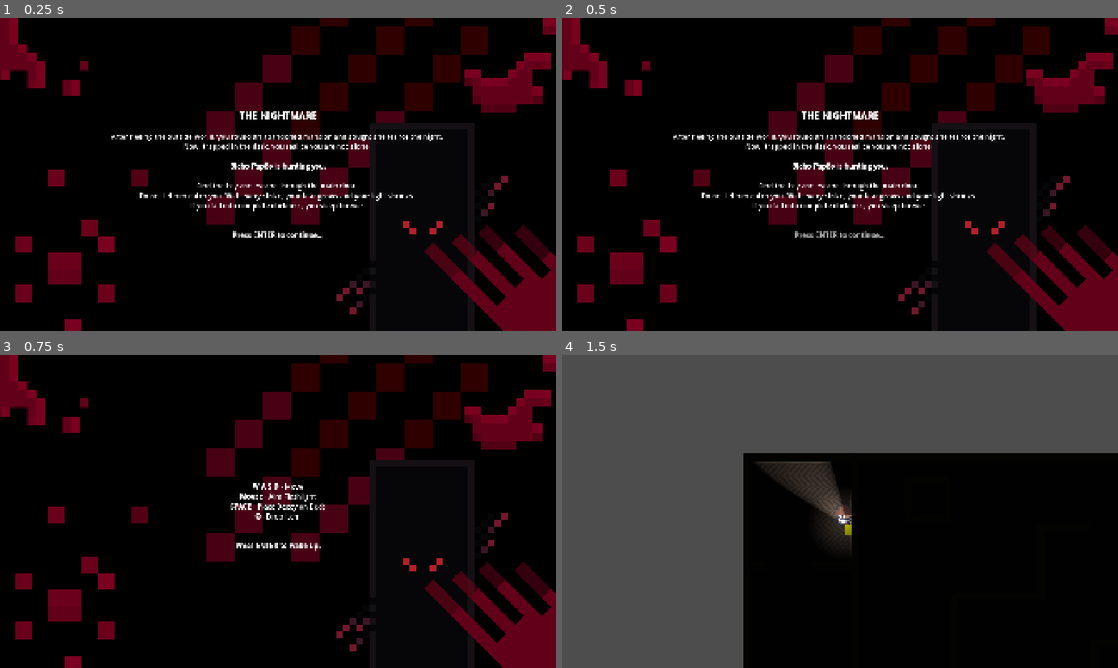
Above: before the commit, frames 1-4 (two rows, left to right).
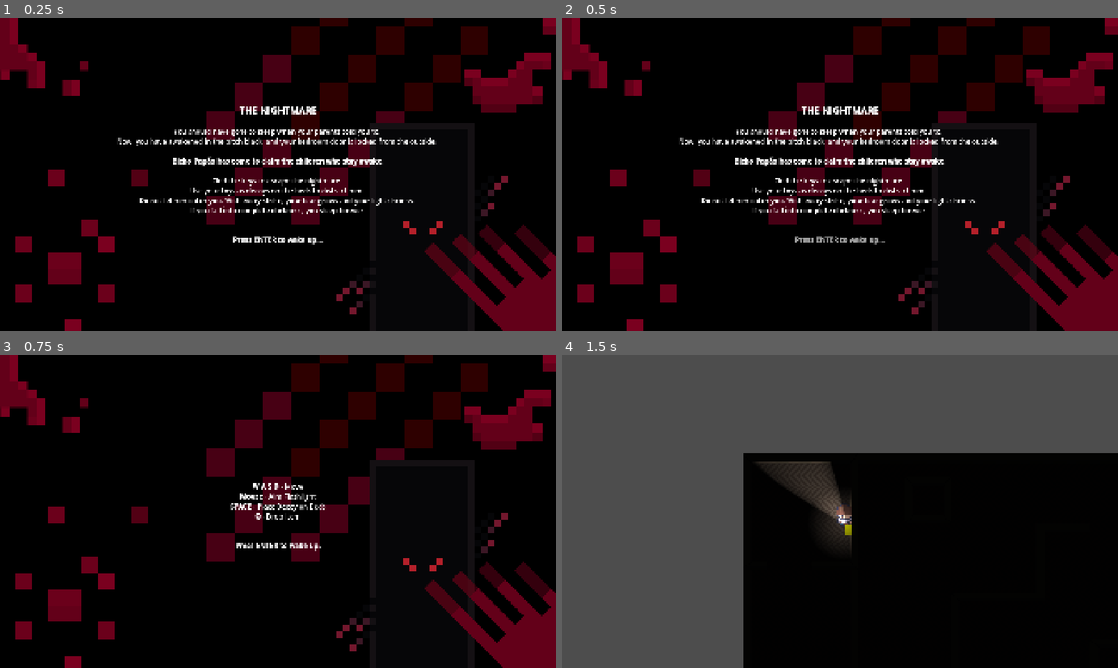
Above: after the commit, the same moments.

Repository: davidantunes23/dj_prototype
Game: Godot game, scene res://scenes/map/start_screen.tscn
Same seed, same stepped clock (60 frames per second), same inputs: the game is played once before the commit and once after it.
Inputs (mouse positions are in pixels of both pictures, inside the frame that each line leads up to):
- Up to frame 1 (0.25 s): no input
- Up to frame 2 (0.5 s): no input
- Up to frame 3 (0.75 s): tap Enter (ui_accept) at 0.5 s; move the mouse to (400, 495) at 0.52 s; hold D (move_right) from 0.53 s (still down); tap Q (drop) at 0.6 s
- Up to frame 4 (1.5 s): tap Enter (ui_accept) at 0.77 s; move the mouse to (728, 527) at 1.27 s; release D (move_right) at 1.28 s; hold S (move_down) from 1.28 s (still down); tap E (make_sound) at 1.35 s

The runs differ from the first frame. In frame 1, 5.3% of the frame differs, in the area x 20-80%, y 28-73%; in frame 2, 5.3%; in frame 3, nothing differs; in frame 4, nothing differs.

Commit message:
Change start screen text.

Diff:
--- a/scenes/map/start_screen.tscn
+++ b/scenes/map/start_screen.tscn
@@ -39,16 +39,17 @@
 bbcode_enabled = true
 text = "[center][b][font_size=32]THE NIGHTMARE[/font_size][/b][/center]
 
-After fleeing the outside world, you found an abandoned mansion and sought shelter for the night.
-Now, trapped in the dark, you realize you are not alone.
+You should have gone to sleep when your parents told you to.
+Now, you have awakened in the pitch black, and your bedroom door is locked from the outside.
 
-[b]Bicho Papão is hunting you.[/b]
+[b]Bicho Papão has come to claim the children who stay awake.[/b]
 
-Find the key and escape through the main door.
+Find the keys to escape the nightmare.
+Use your toys as decoys on the beds to distract him.
 Do not let him catch you. With every strike, your fear grows and your light shrinks.
 If you fall into complete darkness, you sleep forever.
 
 
-[center][pulse freq=1.0 color=#ffffff40][b]Press ENTER to continue...[/b][/pulse][/center]"
+[center][pulse freq=1.0 color=#ffffff40][b]Press ENTER to wake up...[/b][/pulse][/center]"
 horizontal_alignment = 1
 vertical_alignment = 1
